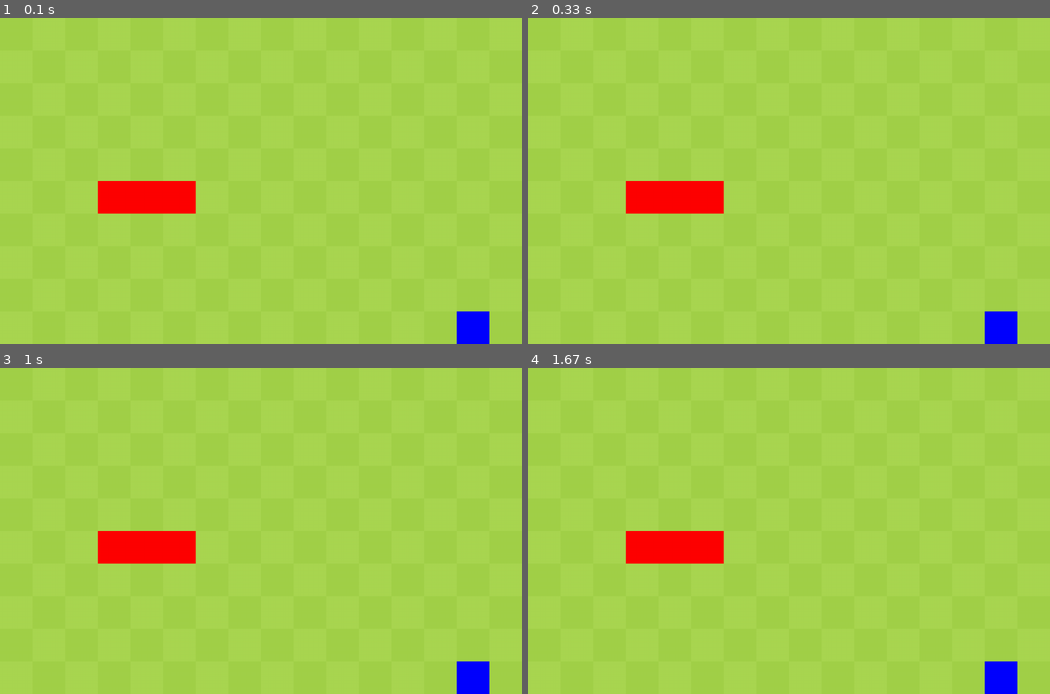
Above: before the commit, frames 1-4 (two rows, left to right).
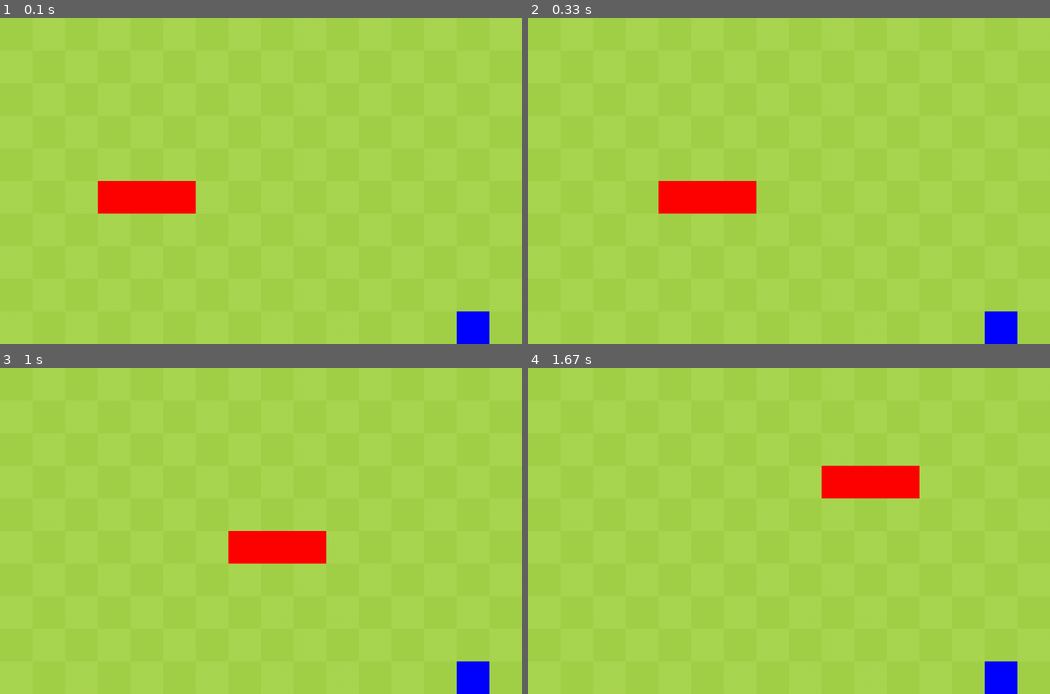
Above: after the commit, the same moments.

Repository: ohdana/Build-a-Snake-Clone-with-Pygame
Game: pygame game, started from code/main.py
The game is run twice, just before and just after one commit, with the same random seed, the same clock (stepped at 60 frames per second) and the same inputs.
Inputs:
- Up to frame 1 (0.1 s): no input
- Up to frame 2 (0.33 s): no input
- Up to frame 3 (1 s): hold Right 0.33-0.8 s; hold Up from 0.83 s (still down)
- Up to frame 4 (1.67 s): release Up at 1.3 s; hold Right from 1.33 s (still down)

Frame 1 is identical in both runs. In frame 2, 1.3% of the frame differs, in the area x 18-44%, y 50-61%; in frame 3, 3.8%, in the area x 18-63%, y 50-61%; in frame 4, 3.8%.

Commit message:
Snake Movement

Diff:
--- a/code/main.py
+++ b/code/main.py
@@ -17,9 +17,32 @@
         self.snake = Snake()
         self.apple = Apple(self.snake.body)
 
+        # timer
+        self.update_event = pygame.event.custom_type()
+        pygame.time.set_timer(self.update_event, 200)
+
     def draw_bg(self):
+        self.display_surface.fill(LIGHT_GREEN)
         for rect in self.bg_rects:
             pygame.draw.rect(self.display_surface, DARK_GREEN, rect)
+
+    def input(self):
+        keys = pygame.key.get_pressed()
+        new_direction = pygame.Vector2(0, 0)
+        if keys[pygame.K_RIGHT]:
+            self.snake.direction = pygame.Vector2(1, 0) if self.snake.direction.x != -1 else self.snake.direction
+        if keys[pygame.K_LEFT]:
+            self.snake.direction = pygame.Vector2(-1, 0)  if self.snake.direction.x != 1 else self.snake.direction
+        if keys[pygame.K_UP]:
+            self.snake.direction = pygame.Vector2(0, -1)  if self.snake.direction.y != 1 else self.snake.direction
+        if keys[pygame.K_DOWN]:
+            self.snake.direction = pygame.Vector2(0, 1) if self.snake.direction.y != -1 else self.snake.direction
+
+    def collision(self):
+        # apple
+        if self.snake.body[0] == self.apple.pos:
+            self.snake.has_eaten = True
+            self.apple.set_pos(self.snake.body)
 
     def run(self):
         while True:
@@ -27,8 +50,14 @@
                 if event.type == pygame.QUIT:
                     pygame.quit()
                     exit()
+                if event.type == self.update_event:
+                    self.snake.update()
 
-            self.display_surface.fill(LIGHT_GREEN)
+            # updates
+            self.input()
+            self.collision()
+
+            # drawing
             self.draw_bg()
             self.snake.draw()
             self.apple.draw()
--- a/code/snake.py
+++ b/code/snake.py
@@ -4,6 +4,14 @@
     def __init__(self):
         self.display_surface = pygame.display.get_surface()
         self.body = [pygame.Vector2(START_COL - col, START_ROW) for col in range(START_LENGTH)]
+        self.direction = pygame.Vector2(1, 0)
+        self.has_eaten = False
+
+    def update(self):
+        body_copy = self.body[:] if self.has_eaten else self.body[:-1]
+        body_copy.insert(0, body_copy[0] + self.direction)
+        self.body = body_copy[:]
+        self.has_eaten = False
 
     def draw(self):
         for point in self.body:
